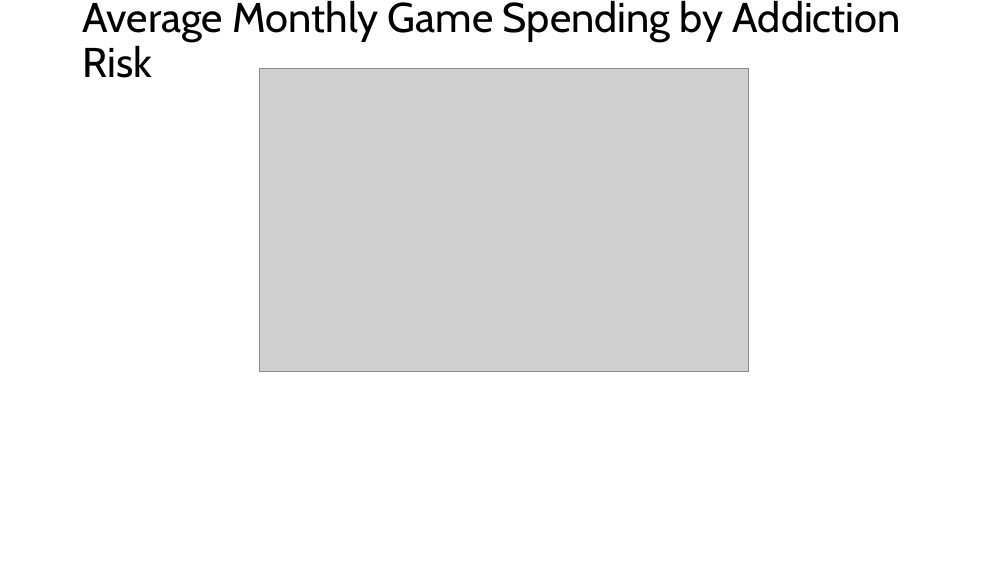
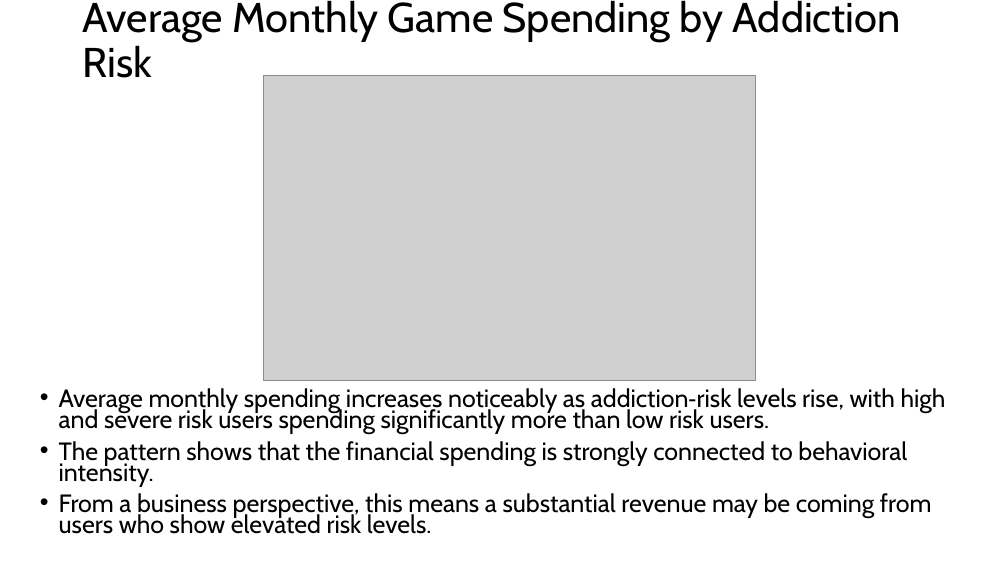
Before and after one commit to ilsecaher/MSDS470_X40_Data-Visualization_Wk5, a slide deck: slide 3 of MSDS670_X40_Data Visualization_AssignmentWk6 - Ilse Severance.pptx. Drawn at 1008x567 pixels with LibreOffice and Linux fonts; fonts in the diff are those of the drawing; grey boxes stand for pictures. Boxes give left, top, right and bottom in pixels: in the first picture for what was removed or moved away, otherwise in the second. Text is boxed around its words. In the diff, an @@ line names an element or a change of style, - is before the commit and + after.

```diff
--- a/MSDS670_X40_Data Visualization_AssignmentWk6 - Ilse Severance.pptx
+++ b/MSDS670_X40_Data Visualization_AssignmentWk6 - Ilse Severance.pptx
@@ picture: place and size @@
-picture at (259,68,749,371)
+picture at (264,75,756,380)
@@ text added at (59,388,946,534), 23.8 pt, text #000000 @@
+• Average monthly spending increases noticeably as addiction‑risk levels rise, with high and severe risk users spending significantly more than low risk users.
+• The pattern shows that the financial spending is strongly connected to behavioral intensity.
+• From a business perspective, this means a substantial revenue may be coming from users who show elevated risk levels.
```
Also in this commit, not shown: 6 other slides changed.
